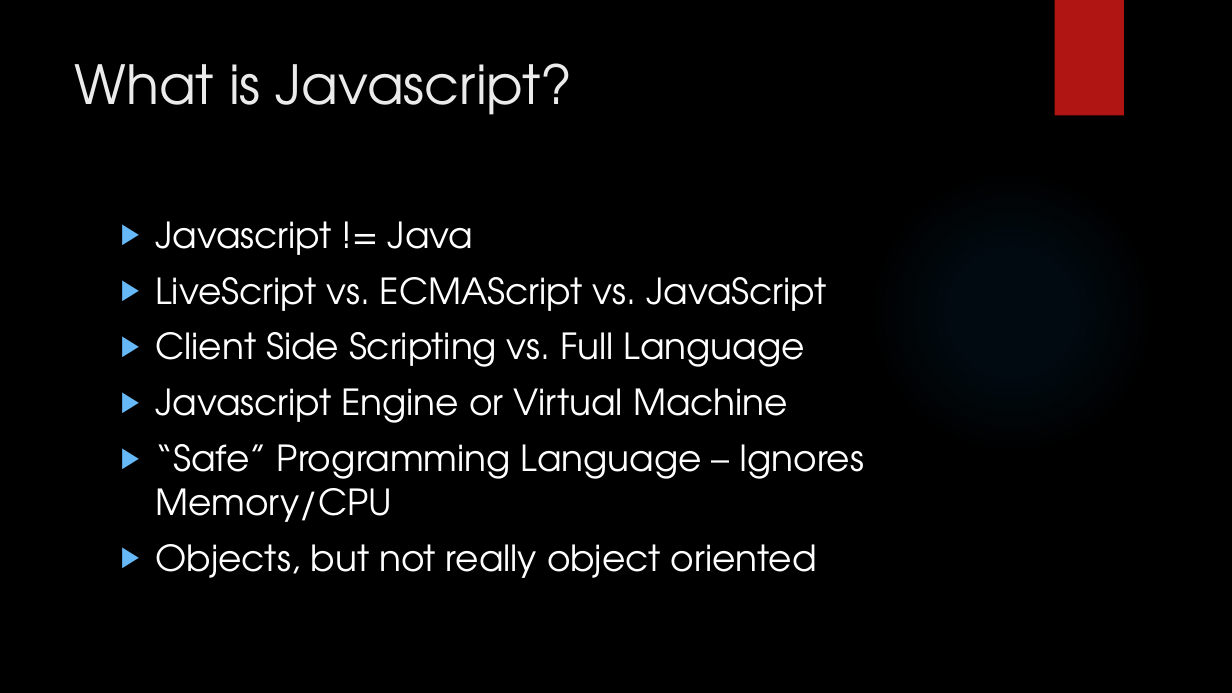
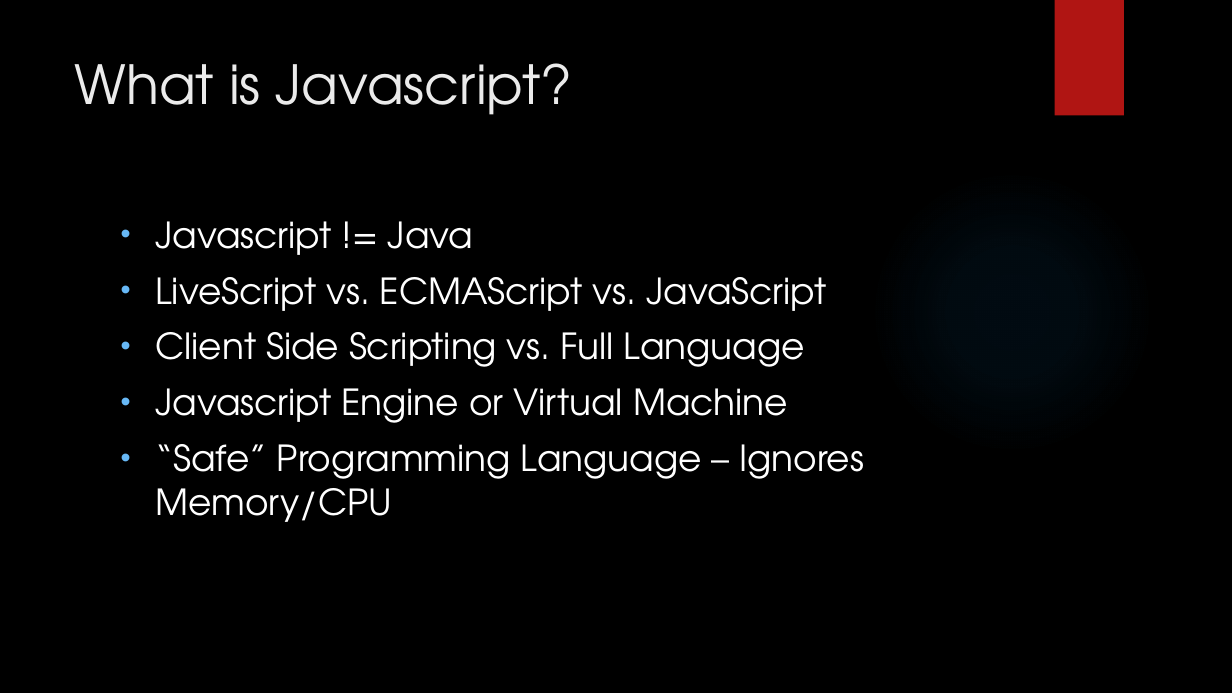
Before and after one commit to LogolsLLC/Logols-May2018, a slide deck: slide 2 of Slides/06_JavaScriptTypescript_TrainingPlan.pptx. Drawn at 1232x693 pixels with LibreOffice and Linux fonts; fonts in the diff are those of the drawing; background and template pictures are left out. Boxes give left, top, right and bottom in pixels: in the first picture for what was removed or moved away, otherwise in the second. Text is boxed around its words. In the diff, an @@ line names an element or a change of style, - is before the commit and + after.

Commit message:
Update JavaScript slides

```diff
--- a/Slides/06_JavaScriptTypescript_TrainingPlan.pptx
+++ b/Slides/06_JavaScriptTypescript_TrainingPlan.pptx
@@ text "Javascript != Java" at (155,221,864,522): bullet ▶ to • @@
@@ text at (155,544,817,578): paragraph removed @@
-▶ Objects, but not really object oriented
```
Also in this commit, not shown: 19 other slides changed, 8 slides added, 1 other file.
